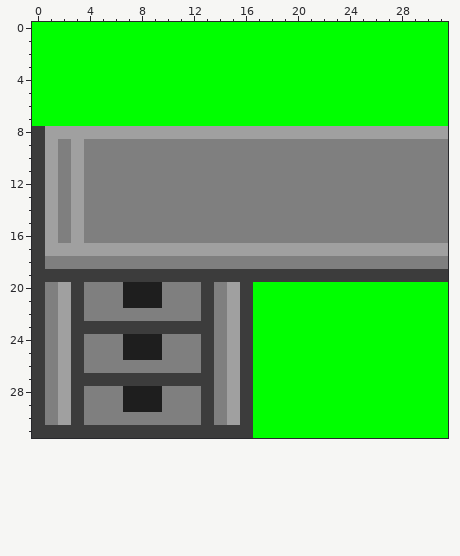
Edited in one commit: pixel-art sprite (SOL_Game/Assets/art/Decorations/DeskLeftDrawers.png). Above: the version before the commit.
Colours within 5 levels of each other are drawn and written as one.
New version:
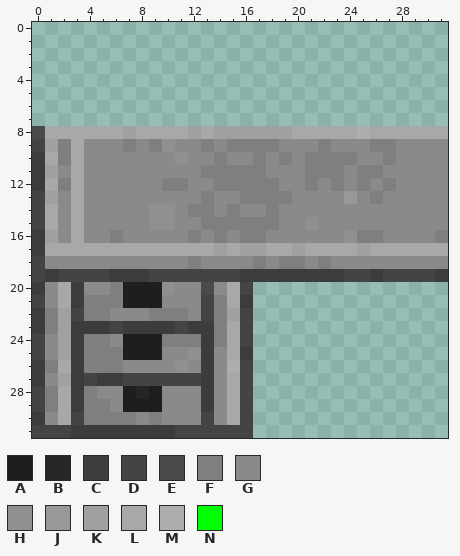
Palette (. is transparent): A #1e1e1e  B #262626  C #3c3c3c  D #444444  E #4a4a4a  F #7f7f7f  G #8a8a8a  H #909090  J #989898  K #a0a0a0  L #a8a8a8  M #aeaeae  N #00ff00
Changes in this commit:
file 32x32 -> 128x128 pixels (blocks of 1x1 -> 4x4; one block is one cell here)
Changed rows in their new state; - is an unchanged pixel.
first column x 0:
 0 ................................
 1 ................................
 2 ................................
 3 ................................
 4 ................................
 5 ................................
 6 ................................
 7 ................................
 8 ELLLLLL-LLLL-L------LLLLLMLLLLLL
 9 D--LGGG-G-HGG-G----GGG-GGG--GGGG
10 -L-LGGGGGGGHGG-GG-G-G----GG-GGGG
11 --GLGGGGGGGGG-----GGG---G--GGGGG
12 -L-LGGGGGG--GG-----GG-G-G-G-GGGG
13 D-GLGGGGGGGGG-GG----GGGGJG-GGGGG
14 DLGLGGGGGHHG--G-GG-GGGGGGGGGGGGG
15 DLGLGGGGGHHGG------GGHGGGGGGGGGG
16 --GLGG-GGGGG-G-G--GGGGGGH--GGGG-
17 -LLLLLLLLLLLLL-L--LL-LLLL-LLLLLL
18 DGGGGGGGGGGG-GGGG-G--G-GGGGGGGGG
19 D-DDDD---DDDDDDD--------DD-DDDD-
20 -GL-GG----HGGEGLD...............
21 DGL-------GGGD-L-...............
22 ---D--GGG---GD--D...............
23 ------D----D---LD...............
24 DG----G--------LD...............
25 DG--------GGH-GL-...............
26 --L----GGGGHG-GMD...............
27 -G--D--DDDDDD-GLD...............
28 D-L--GG-B-GGG-GLD...............
29 D-L---G---GGG-GLD...............
30 -GLD----G-GGGDGLD...............
31 DDD--------DDDDDD...............
Pixel boxes of the changes (left, top, right, bottom) in both pictures:
changed: (32, 22, 448, 438)
